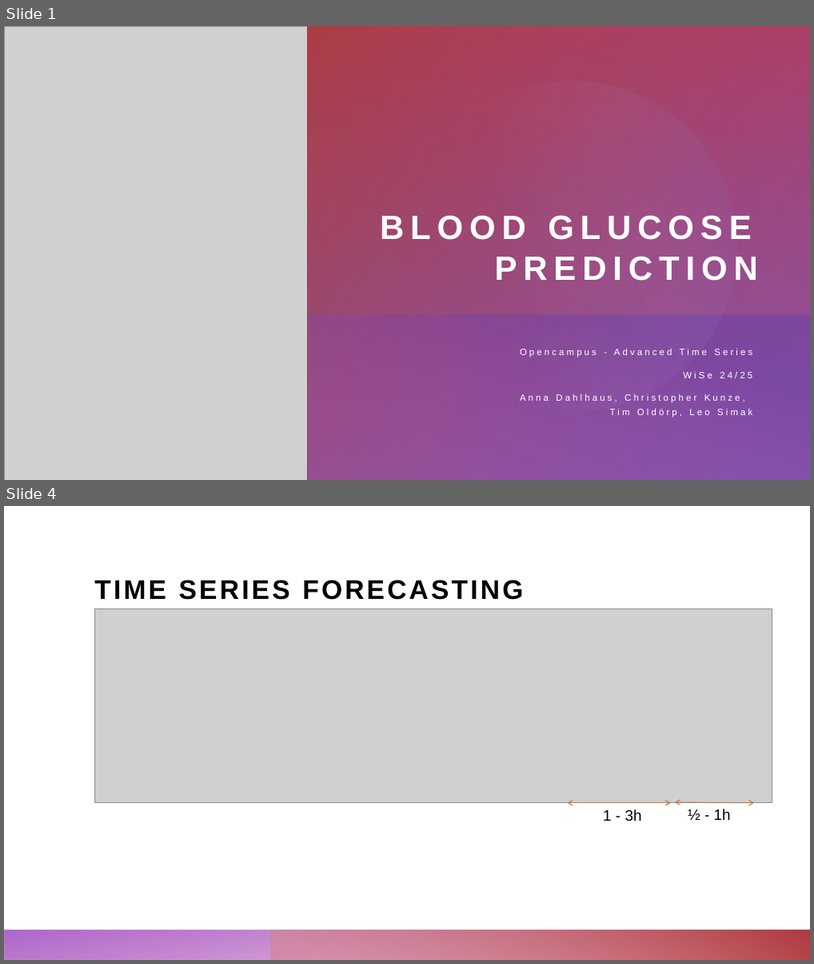
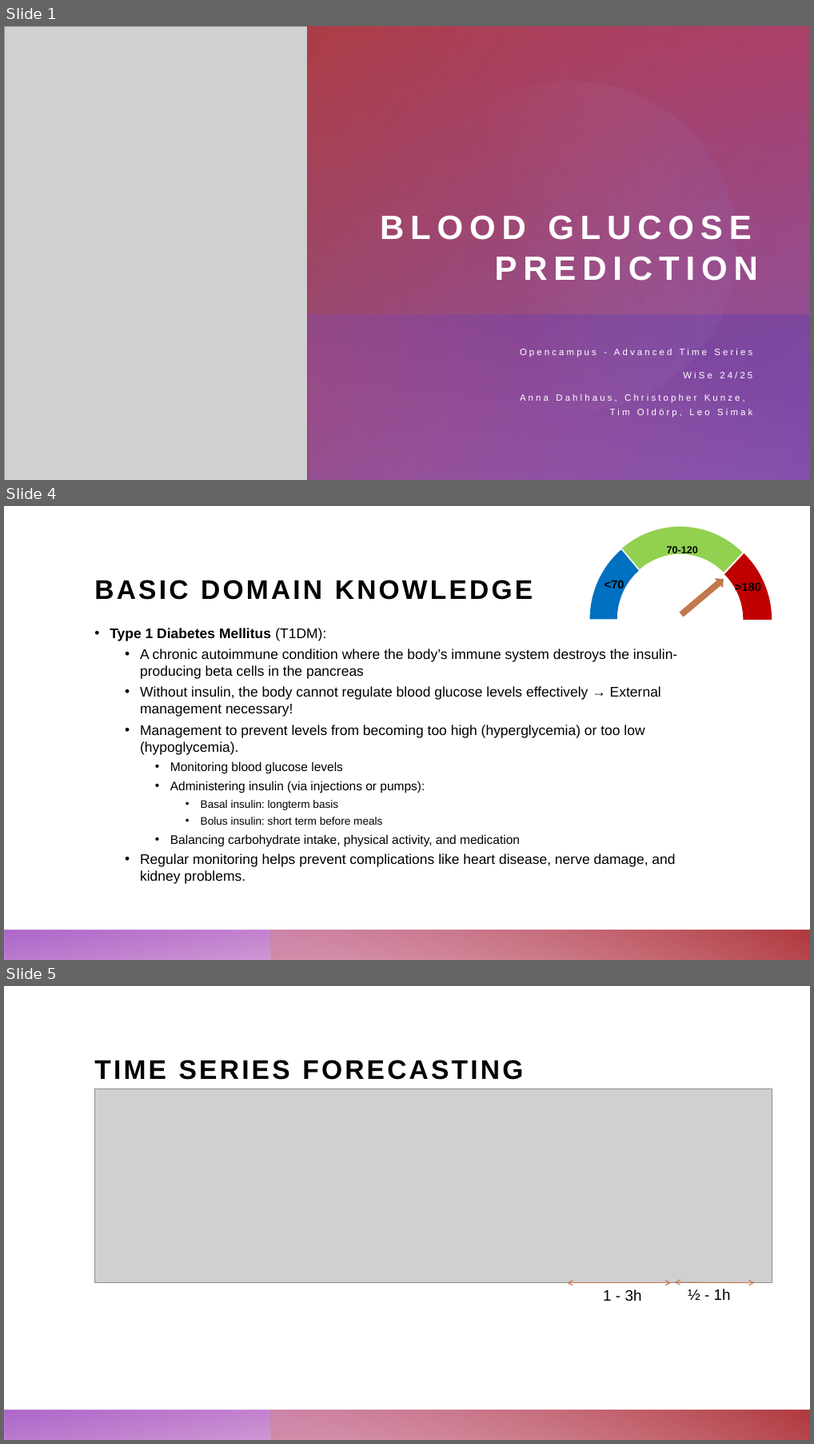
Before and after one commit to ChristopherKunze-Git/AdvancedTimeSeriesCourse-Engineering-Data, a slide deck: 4_Presentation/Blood_glucose_prediction.pptx. Shown one above the other, each under a label of ours: slides 1 and 4 before the commit, slides 1, 4 and 5 after it; the slides between them are not shown. The pictures are 814x964 and 814x1444 pixels, drawn with LibreOffice and Linux fonts; fonts in the diff are those of the drawing; grey boxes stand for pictures. Boxes give left, top, right and bottom in pixels: in the first picture for what was removed or moved away, otherwise in the second. Text is boxed around its words. In the diff, an @@ line names an element or a change of style, - is before the commit and + after.

```diff
--- a/4_Presentation/Blood_glucose_prediction.pptx
+++ b/4_Presentation/Blood_glucose_prediction.pptx
@@ slide 4 added at [4,506,810,960], background #FFFFFF; not listed: 2 template elements that a slide beside it also shows @@
@@ group added at [590,527,772,712]: 3 arch (boxed as its full ring)s, 1 up arrow @@
+70-120
+<70
+>180
@@ title added at [94,580,533,600], 32 pt, text #000000, bold @@
+BASIC DOMAIN KNOWLEDGE
@@ text added at [110,628,678,884], 16.6 pt, text #000000 @@
+• Type 1 Diabetes Mellitus (T1DM):
+  • A chronic autoimmune condition where the body’s immune system destroys the insulin-producing beta cells in the pancreas
+  • Without insulin, the body cannot regulate blood glucose levels effectively → External management necessary!
+  • Management to prevent levels from becoming too high (hyperglycemia) or too low (hypoglycemia).
+    • Monitoring blood glucose levels
+    • Administering insulin (via injections or pumps):
+      • Basal insulin: longterm basis
+      • Bolus insulin: short term before meals
+    • Balancing carbohydrate intake, physical activity, and medication
+  • Regular monitoring helps prevent complications like heart disease, nerve damage, and kidney problems.
@@ what was slide 4 is now slide 5 @@
```
Also in this commit, not shown: 7 slides changed, 2 other slides added, 1 slide removed, 5 other files.
